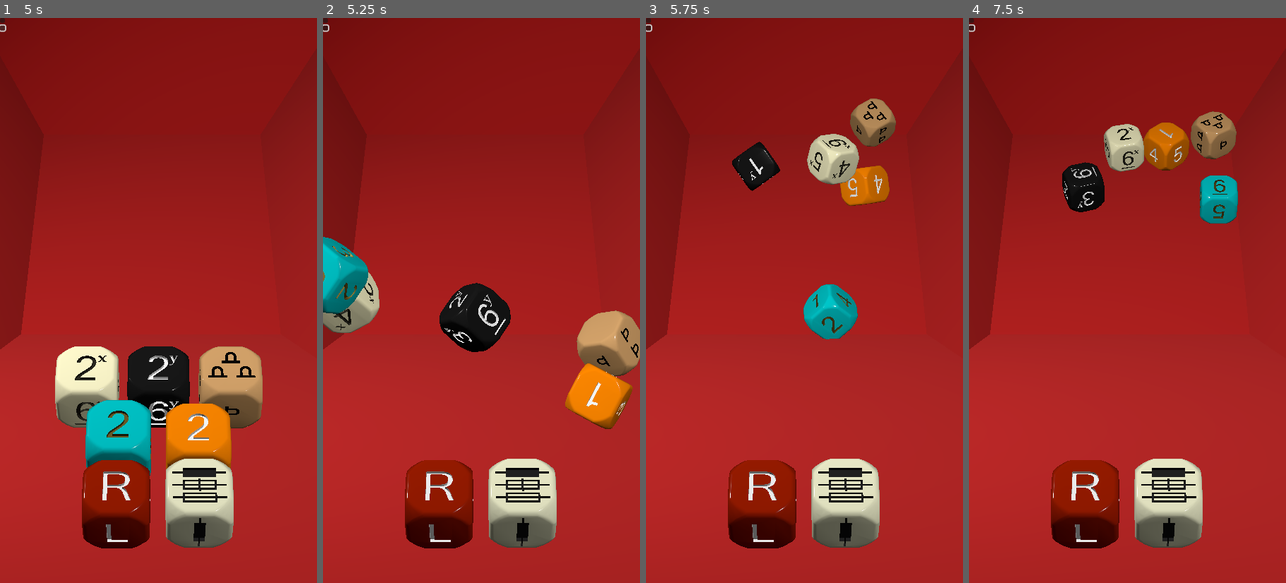
Above: before the commit, frames 1-4 (left to right).
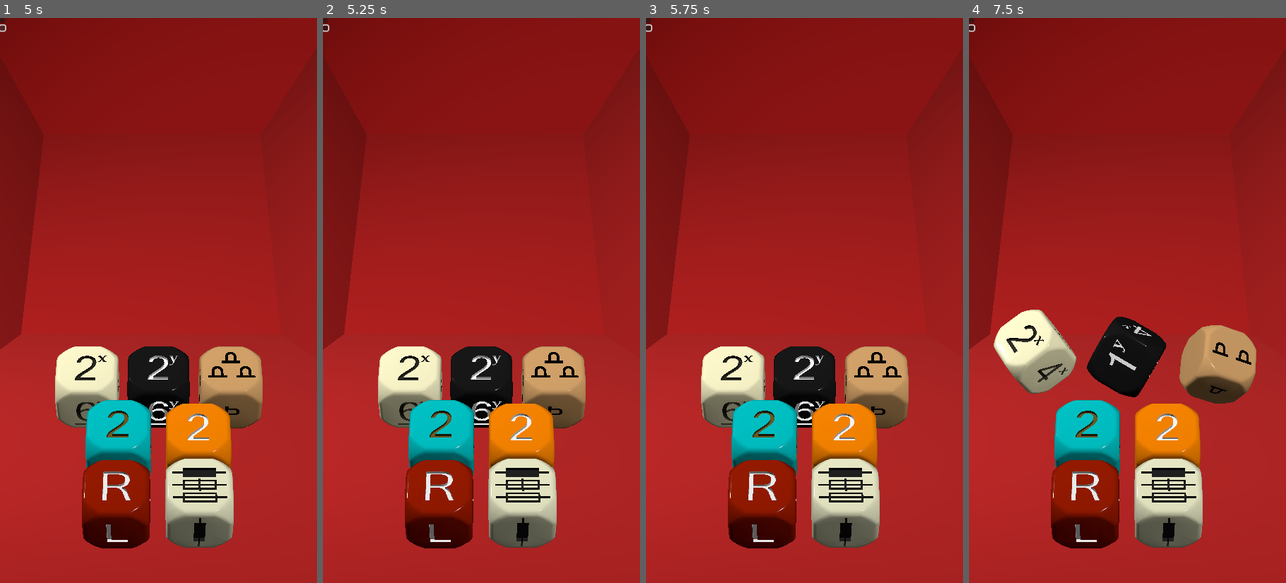
Above: after the commit, the same moments.

Repository: Teufelauto/2D6D-Dice
Game: Godot game, scene res://world.tscn
Same seed, same stepped clock (60 frames per second), same inputs: the game is played once before the commit and once after it.
Inputs (mouse positions are in pixels of both pictures, inside the frame that each line leads up to):
- Up to frame 1 (5 s): click (3, 18) at 0.5 s; click (3, 29) at 1.25 s; click (3, 18) at 2 s; click (3, 29) at 2.75 s; click (3, 18) at 3.5 s; click (3, 29) at 4.25 s
- Up to frame 2 (5.25 s): tap Enter (ui_accept) at 5 s; move the mouse to (551, 272) at 5.02 s; hold Enter (ui_accept) from 5.03 s (still down); click (551, 272) at 5.17 s
- Up to frame 3 (5.75 s): keep holding Enter (ui_accept)
- Up to frame 4 (7.5 s): move the mouse to (1064, 328) at 5.77 s; release Enter (ui_accept) at 5.78 s; tap Enter (ui_accept) at 5.85, 6.02, 6.32, 7.35 s; click (1064, 328) at 5.92 s; move the mouse to (1159, 176) at 6.52 s; hold Enter (ui_accept) 6.53-7.28 s; click (1159, 176) at 6.67 s; move the mouse to (1111, 413) at 7.27 s; click (1111, 413) at 7.42 s

Frame 1 is identical in both runs. In frame 2, 18% of the frame differs, in the area x 0-100%, y 38-81%; in frame 3, 16%; in frame 4, 16%.

Commit message:
Room initial roll works
hovering and clicking on the three main room sizing dice rolls / rerolls them.

Diff:
--- a/Dice Models/Die Roll Reference.gd
+++ b/Dice Models/Die Roll Reference.gd
@@ -19,19 +19,13 @@
 func _ready():
 	start_pos = global_position
 
-func _input(event):
-	if event.is_action_pressed("ui_accept") && !is_rolling:
+
+func _on_room_dimension_dice_roll_xy_dice(event):
+	if event.is_pressed() && !is_rolling:
 		_roll()
-#
-##func _on_xy_room_dice_roll_xy_dice():
-	##if !is_rolling:
-		##$CollisionShape3D.disabled = false
-		##_roll()
 
 
-
-
-func	_roll():
+func _roll():
 	# Reset State
 	sleeping = false
 	freeze = false
@@ -42,7 +36,6 @@
 
 	# Clear Roll Results
 	roll_started.emit()
-
 
 	# Random Rotation
 	transform.basis = Basis(Vector3.RIGHT, randf_range(0, 2* PI)) * transform.basis
@@ -56,6 +49,15 @@
 	is_rolling = true
 
 
+func _return_die():
+	transform.origin = start_pos
+	linear_velocity = Vector3.ZERO
+	angular_velocity = Vector3.ZERO
+	freeze = true
+	sleeping = true
+	$CollisionShape3D.disabled = true
+
+
 func _on_sleeping_state_changed():
 	if sleeping:
 		var landed_on_side = false
--- a/Dice Models/xy_room_dice.gd
+++ b/Dice Models/xy_room_dice.gd
@@ -62,3 +62,16 @@
 	room_size_y = room_size_y_roll + room_size_y_add
 	x_result_label.text = " X = " + str(room_size_x)
 	y_result_label.text = " Y = " + str(room_size_y)
+
+
+
+func _on_dx_dim_input_event(_camera, event, _position, _normal, _shape_idx):
+	roll_xy_dice.emit(event)
+
+
+func _on_dy_dim_input_event(_camera, event, _position, _normal, _shape_idx):
+	roll_xy_dice.emit(event)
+
+
+func _on_die_door_pics_input_event(_camera, event, _position, _normal, _shape_idx):
+	roll_xy_dice.emit(event)
--- a/world.tscn
+++ b/world.tscn
@@ -1,7 +1,8 @@
-[gd_scene load_steps=17 format=3 uid="uid://dx5jaq5nccohx"]
+[gd_scene load_steps=18 format=3 uid="uid://dx5jaq5nccohx"]
 
 [ext_resource type="Script" path="res://world.gd" id="1_8c8ky"]
 [ext_resource type="PackedScene" uid="uid://dwlkevdio50dl" path="res://Dice Models/Door Pics/die_door_pics.tscn" id="2_doy3w"]
+[ext_resource type="Script" path="res://Dice Models/xy_room_dice.gd" id="2_hv46p"]
 [ext_resource type="PackedScene" uid="uid://mnm1600ha20s" path="res://Dice Models/Door Locked/die_locked.tscn" id="4_wvsjv"]
 [ext_resource type="PackedScene" uid="uid://b5m3t0qb8cysk" path="res://Dice Models/Left Right Center Die/die_lcr.tscn" id="4_yene3"]
 [ext_resource type="Script" path="res://Dice Models/Die Roll Reference.gd" id="5_be0xo"]
@@ -166,6 +167,7 @@
 shape = SubResource("BoxShape3D_a2wnj")
 
 [node name="RoomDimensionDice" type="Node3D" parent="DiceTray"]
+script = ExtResource("2_hv46p")
 
 [node name="DXDim" parent="DiceTray/RoomDimensionDice" instance=ExtResource("5_rrt17")]
 transform = Transform3D(1, 0, 0, 0, 1, 0, 0, 0, 1, -1.16644, 6.7, 4.23277)
@@ -211,4 +213,10 @@
 visibility_layer = 16
 layout_mode = 2
 
+[connection signal="roll_xy_dice" from="DiceTray/RoomDimensionDice" to="DiceTray/RoomDimensionDice/DXDim" method="_on_room_dimension_dice_roll_xy_dice"]
+[connection signal="roll_xy_dice" from="DiceTray/RoomDimensionDice" to="DiceTray/RoomDimensionDice/DYDim" method="_on_room_dimension_dice_roll_xy_dice"]
+[connection signal="roll_xy_dice" from="DiceTray/RoomDimensionDice" to="DiceTray/RoomDimensionDice/Die Door Pics" method="_on_room_dimension_dice_roll_xy_dice"]
+[connection signal="input_event" from="DiceTray/RoomDimensionDice/DXDim" to="DiceTray/RoomDimensionDice" method="_on_dx_dim_input_event"]
+[connection signal="input_event" from="DiceTray/RoomDimensionDice/DYDim" to="DiceTray/RoomDimensionDice" method="_on_dy_dim_input_event"]
+[connection signal="input_event" from="DiceTray/RoomDimensionDice/Die Door Pics" to="DiceTray/RoomDimensionDice" method="_on_die_door_pics_input_event"]
 [connection signal="sleeping_state_changed" from="DiceTray/RoomDimensionDice/Die Door Pics" to="DiceTray/RoomDimensionDice/Die Door Pics" method="_on_sleeping_state_changed"]
